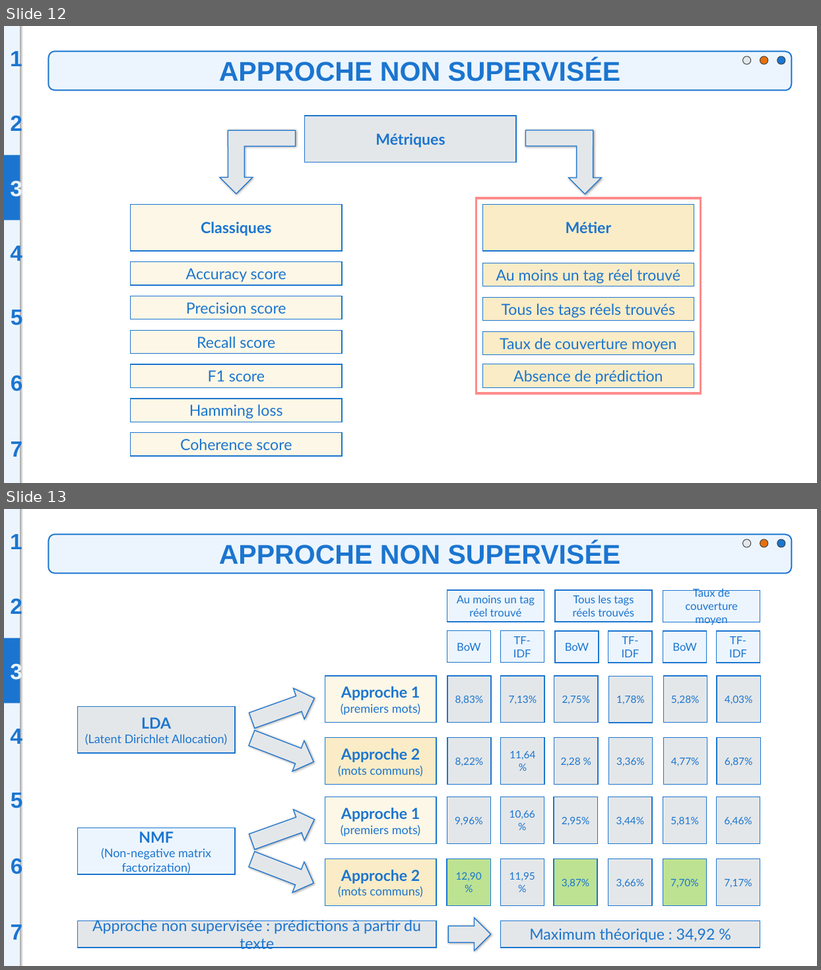
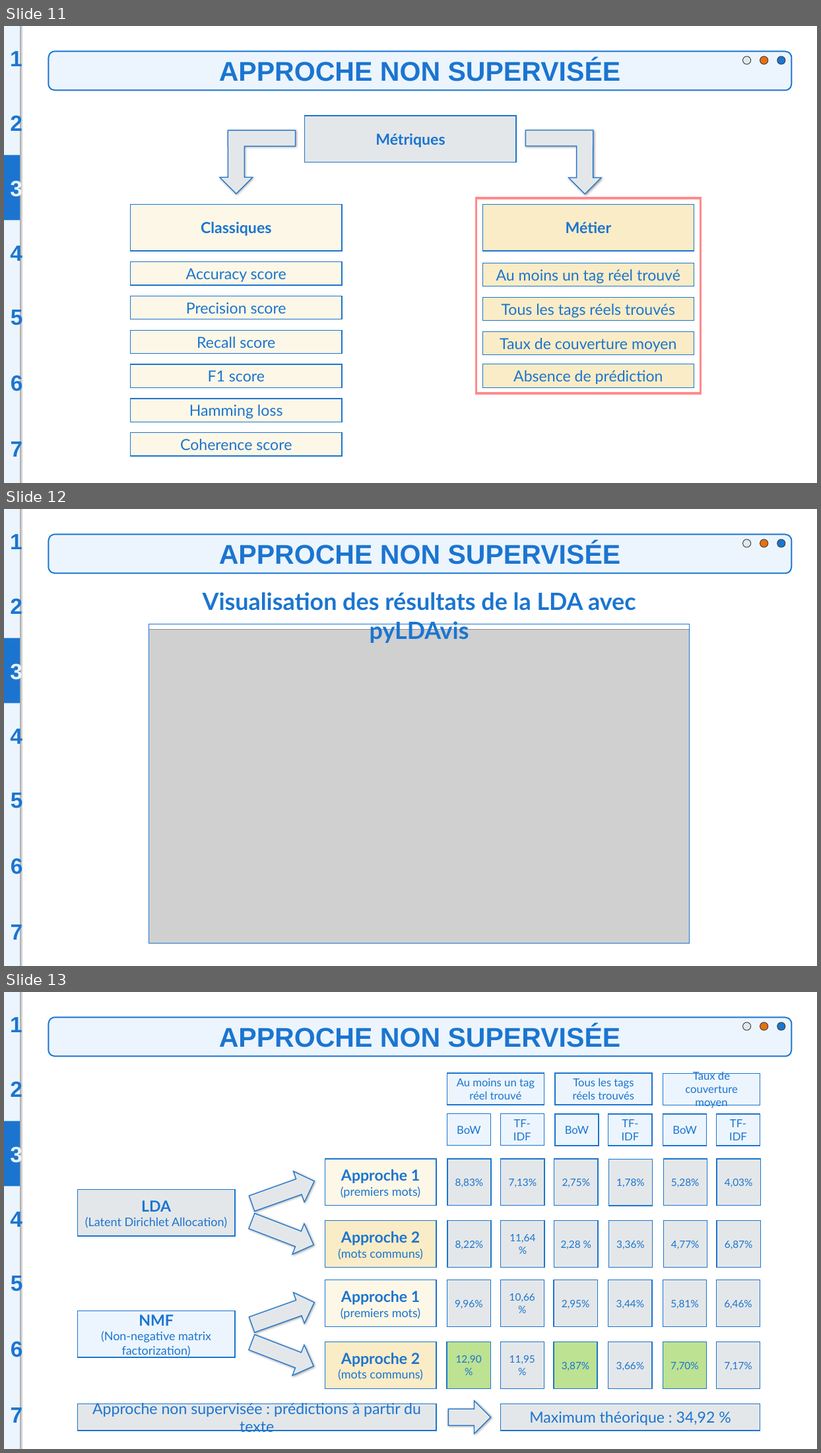
Before and after one commit to BiGHeaDMaX/Suggestion-automatique-de-mots-cles, a slide deck: 07 - Présentation.pptx. Shown one above the other, each under a label of ours: slides 12 and 13 before the commit, slides 11, 12 and 13 after it. The pictures are 821x970 and 821x1453 pixels, drawn with LibreOffice and Linux fonts; fonts in the diff are those of the drawing; grey boxes stand for pictures. Boxes give left, top, right and bottom in pixels: in the first picture for what was removed or moved away, otherwise in the second. Text is boxed around its words. In the diff, an @@ line names an element or a change of style, - is before the commit and + after.

```diff
--- a/07 - Présentation.pptx
+++ b/07 - Présentation.pptx
@@ slide 12 added at [4,509,817,966], background #FFFFFF @@
@@ rectangle added at [4,509,20,966], fill #ECF5FD @@
@@ text added at [10,532,22,554], 26 pt, text #1B75D0, bold @@
+1
@@ group added at [48,535,792,574]: 3 freeform shapes, 1 rounded rectangle, 1 text @@
+APPROCHE NON SUPERVISÉE
@@ text added at [10,596,22,618], 26 pt, text #1B75D0, bold @@
+2
@@ text added at [203,592,636,643], 28 pt, text #1B75D0, bold @@
+Visualisation des résultats de la LDA avec pyLDAvis
@@ rectangle added at [149,624,690,943], outline #1B75D0 1 pt @@
@@ rectangle added at [4,638,20,704], fill #1B75D0 @@
@@ picture added at [149,629,690,944] @@
@@ text added at [10,661,22,683], 26 pt, text #ECF5FD, bold @@
+3
@@ text added at [10,727,22,749], 26 pt, text #1B75D0, bold @@
+4
@@ text added at [11,791,23,813], 26 pt, text #1B75D0, bold @@
+5
@@ text added at [11,856,23,878], 26 pt, text #1B75D0, bold @@
+6
@@ text added at [11,922,23,944], 26 pt, text #1B75D0, bold @@
+7
@@ what was slide 12 is now slide 11 @@
```
Also in this commit, not shown: 5 slides changed, 1 other slide added, 1 slide removed.
